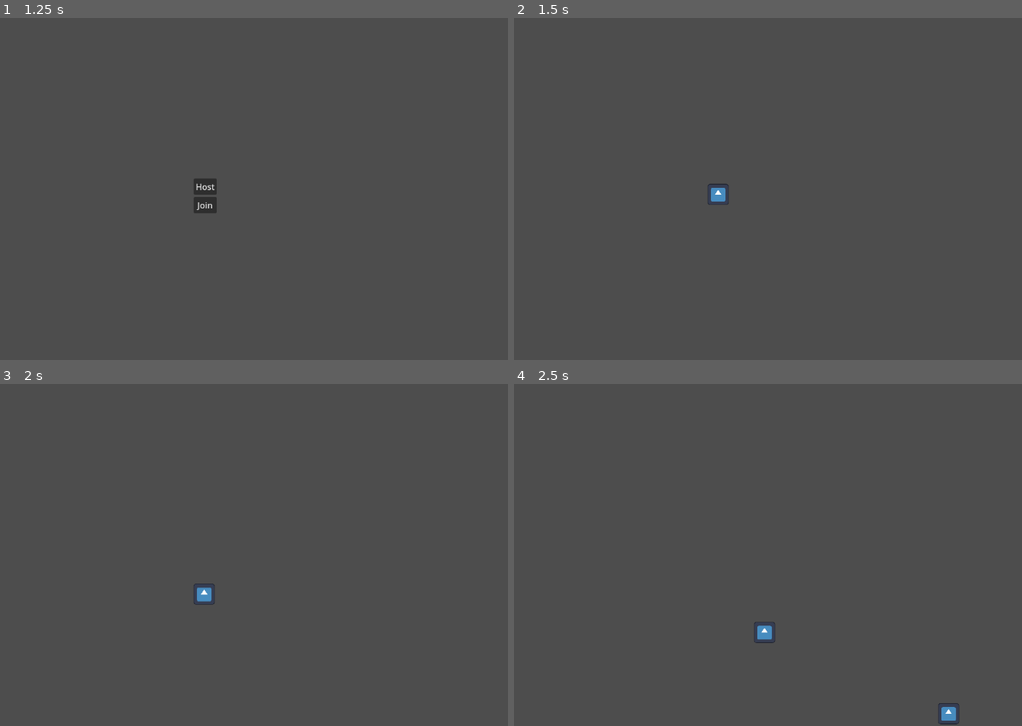
Above: before the commit, frames 1-4 (two rows, left to right).
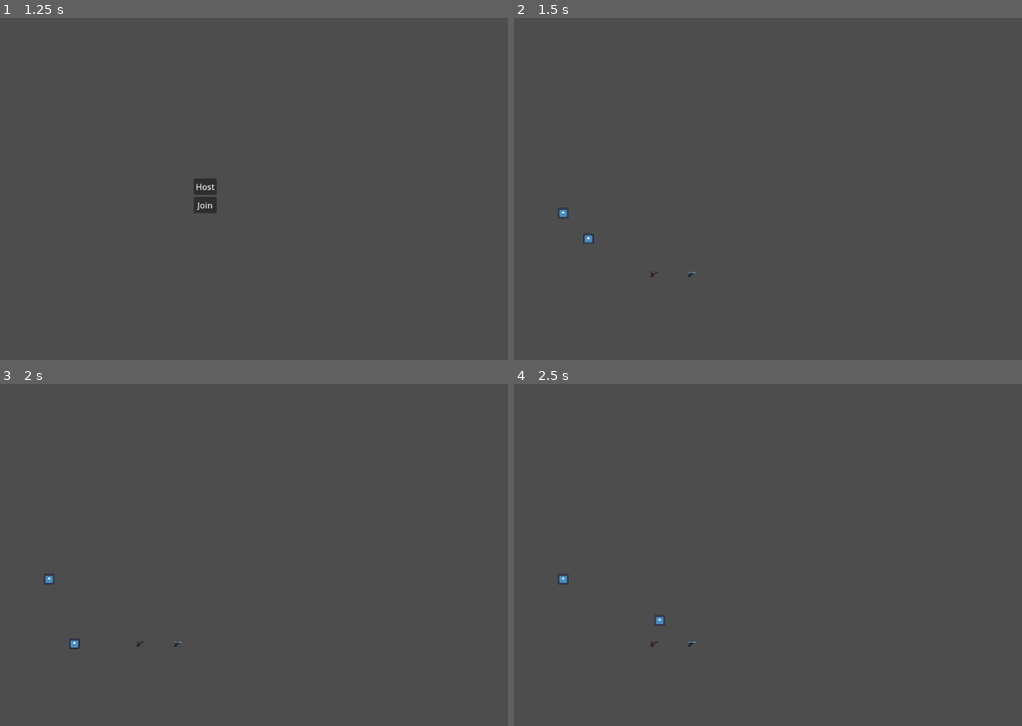
Above: after the commit, the same moments.

Repository: 1MochaChan1/bang
Game: Godot game, scene res://systems/scene_manager/GameManager.tscn
Two runs of this game, one before a commit and one after it. Both use one fixed random seed, a clock stepped at 60 frames per second and the inputs below. The engine's default icon, where the game draws it, is replaced by a stand-in: a white triangle on a blue panel in a dark square.
Inputs:
- Up to frame 1 (1.25 s): tap Enter (shoot) at 0.5 s; hold D (right) from 0.53 s (still down); hold Enter (shoot) from 0.53 s (still down); tap Space (jump) at 0.77 s
- Up to frame 2 (1.5 s): release D (right) at 1.25 s; release Enter (shoot) at 1.25 s; click "Host" at 1.25 s
- Up to frame 3 (2 s): no input
- Up to frame 4 (2.5 s): hold D (right) from 2.03 s (still down); tap Enter (shoot) at 2.1 s; tap Space (jump) at 2.27 s

Frame 1 is identical in both runs. In frame 2, 0.3% of the frame differs, in the area x 8-43%, y 48-76%; in frame 3, 0.3%; in frame 4, 0.4%, in the area x 8-88%, y 55-100%.

Commit message:
Knockback synced multiplayer

Diff:
--- a/levels/MultiplayerLevel.tscn
+++ b/levels/MultiplayerLevel.tscn
@@ -1,8 +1,9 @@
-[gd_scene load_steps=8 format=3 uid="uid://cdxdpisewfhne"]
+[gd_scene load_steps=9 format=3 uid="uid://cdxdpisewfhne"]
 
 [ext_resource type="Script" path="res://levels/multiplayer_level.gd" id="1_6w1g1"]
 [ext_resource type="PackedScene" uid="uid://stvj1t76dei4" path="res://systems/player/Player.tscn" id="2_jgche"]
 [ext_resource type="PackedScene" uid="uid://cbo3bjwx2yunh" path="res://systems/pickup/WeaponPickup.tscn" id="4_m3rin"]
+[ext_resource type="Script" path="res://levels/multi_target_cam.gd" id="5_7vup5"]
 [ext_resource type="Resource" uid="uid://d0b4c0nivpo6b" path="res://systems/arsenal/res/weapon_pistol.tres" id="5_khgw6"]
 
 [sub_resource type="RectangleShape2D" id="RectangleShape2D_crusc"]
@@ -17,7 +18,7 @@
 [node name="MultiplayerLevelManager" type="Node2D"]
 script = ExtResource("1_6w1g1")
 
-[node name="Spawner" type="Node2D" parent="." groups=["Player"]]
+[node name="Spawner" type="Node2D" parent="." groups=["SpawnPoint"]]
 position = Vector2(332, 402)
 
 [node name="Obstacles" type="Node" parent="."]
@@ -68,3 +69,7 @@
 
 [node name="Player" parent="." instance=ExtResource("2_jgche")]
 position = Vector2(284, 361)
+
+[node name="MultiTargetCam" type="Camera2D" parent="."]
+position = Vector2(578, 315)
+script = ExtResource("5_7vup5")
--- /dev/null
+++ b/levels/multi_target_cam.gd
@@ -0,0 +1,3 @@
+extends Camera2D
+
+@export var move_speed_weight = 0.5
--- a/systems/arsenal/res/bullet_pistol.tres
+++ b/systems/arsenal/res/bullet_pistol.tres
@@ -9,6 +9,6 @@
 
 [resource]
 script = ExtResource("1_3wabf")
-knockback = 450.0
+knockback = 4500.0
 speed = 500.0
 sprite = SubResource("AtlasTexture_3nl43")
--- a/systems/arsenal/res/bullet_revolver.tres
+++ b/systems/arsenal/res/bullet_revolver.tres
@@ -9,6 +9,6 @@
 
 [resource]
 script = ExtResource("1_bsnno")
-knockback = 1000.0
+knockback = 8500.0
 speed = 700.0
 sprite = SubResource("AtlasTexture_pc0x3")
--- a/systems/arsenal/weapon.gd
+++ b/systems/arsenal/weapon.gd
@@ -4,16 +4,17 @@
 
 @export var weapon_type:Weapon
 
+
 @onready var sprite = $Sprite2D
 @onready var fire_rate_timer = $FireRateTimer
 @onready var reload_timer = $ReloadTimer
 @onready var bullet_spawner = $BulletSpawner
 
+
 var bullet_scene = preload("res://systems/arsenal/Bullet.tscn")
 var can_shoot = true;
 var reloading = false;
 var max_ammo:int
-
 
 
 func _ready():
@@ -23,12 +24,9 @@
 
 func _process(_delta):
 	if(weapon_type):
-#		if(!reloading):
-#			$Label.text = str(weapon_type.current_ammo)
-#		else:
-#			$Label.text = "reloading"
 		if(weapon_type.current_ammo < 1 and not reloading):
 			reload()
+
 
 func init_stats():
 	weapon_type = weapon_type.duplicate()
@@ -37,6 +35,7 @@
 	sprite.texture = weapon_type.sprite
 	max_ammo = weapon_type.max_ammo
 	weapon_type.current_ammo = weapon_type.max_ammo
+
 
 func shoot():
 	if(weapon_type):
@@ -59,6 +58,7 @@
 	reloading = true
 	reload_timer.start()
 
+
 func switch(new_weapon_type:Weapon):
 	weapon_switched.emit(new_weapon_type)
 	weapon_type = new_weapon_type.duplicate()
@@ -68,6 +68,7 @@
 func _on_fire_rate_timer_timeout():
 	can_shoot = true
 
+
 func _on_reload_timer_timeout():
 	can_shoot = true
 	reloading = false
--- a/systems/player/Player.tscn
+++ b/systems/player/Player.tscn
@@ -30,10 +30,6 @@
 [node name="CollisionShape2D" type="CollisionShape2D" parent="."]
 shape = SubResource("RectangleShape2D_vnx5g")
 
-[node name="Camera2D" type="Camera2D" parent="."]
-zoom = Vector2(2, 2)
-position_smoothing_enabled = true
-
 [node name="WeaponPos" type="Node2D" parent="."]
 position = Vector2(16, 0)
 
--- a/systems/player/player.gd
+++ b/systems/player/player.gd
@@ -3,6 +3,7 @@
 const SPEED = 300.0
 const JUMP_IMPUSLSE = 250.0
 const GRAVITY = 400.0
+const STOP_SPEED_WEIGHT = 0.1
 
 @onready var weapon = $WeaponPos/Weapon
 @onready var knockback_timer = $KnockbackTimer
@@ -10,7 +11,7 @@
 
 var facing_right=true;
 var is_getting_knocked_back:bool = false
-var knockback:Vector2
+var knockback_force:Vector2
 
 
 func get_local_authority() -> bool:
@@ -25,7 +26,6 @@
 	self.add_to_group("Player")
 	if(get_local_authority()):
 		weapon.connect("weapon_switched", weapon_switch)
-		$Camera2D.make_current()
 
 
 func _process(_delta):
@@ -43,15 +43,16 @@
 		velocity.y -= JUMP_IMPUSLSE
 
 	if(Input.is_action_pressed("shoot")):
-		weapon.shoot()
+		shoot.rpc()
 
-	if(dir!=null and !is_getting_knocked_back):
+
+	if(dir.length() != 0 and !is_getting_knocked_back):
 		velocity.x = dir.x * SPEED
 	elif (is_getting_knocked_back):
-		velocity.x += knockback.x
+		print(knockback_force.x * delta)
+		velocity.x += knockback_force.x * delta
 	else:
-		velocity.x = move_toward(velocity.x, 0, SPEED)
-
+		velocity.x = lerpf(velocity.x, 0, STOP_SPEED_WEIGHT)
 	move_and_slide()
 
 
@@ -65,18 +66,24 @@
 		rotation_degrees = 180
 
 
+@rpc("call_local")
+func shoot():
+	weapon.shoot()
+
+
 @rpc("any_peer")
 func weapon_switch(new_weapon:Weapon):
 	weapon.weapon_type = new_weapon
 
 
-func add_knockback(dir:Vector2):
-	knockback = dir
+@rpc("call_local")
+func add_knockback(force:Vector2):
+	knockback_force = force
 	is_getting_knocked_back = true
 	knockback_timer.start()
 
 
 func _on_knockback_timer_timeout():
 	is_getting_knocked_back = false
-	knockback = Vector2.ZERO
+	knockback_force = Vector2.ZERO
 	knockback_timer.stop()
--- a/systems/scene_manager/multiplayer_manager.gd
+++ b/systems/scene_manager/multiplayer_manager.gd
@@ -25,6 +25,7 @@
 
 func _create_player(_id):
 	var player:Player = player_scene.instantiate()
-
+	var spawner = scene_manager.current_scene.get_node('Spawner').global_position
+	player.set_global_position(spawner)
 	player.name = str(_id)
 	scene_manager.current_scene.add_child(player)
